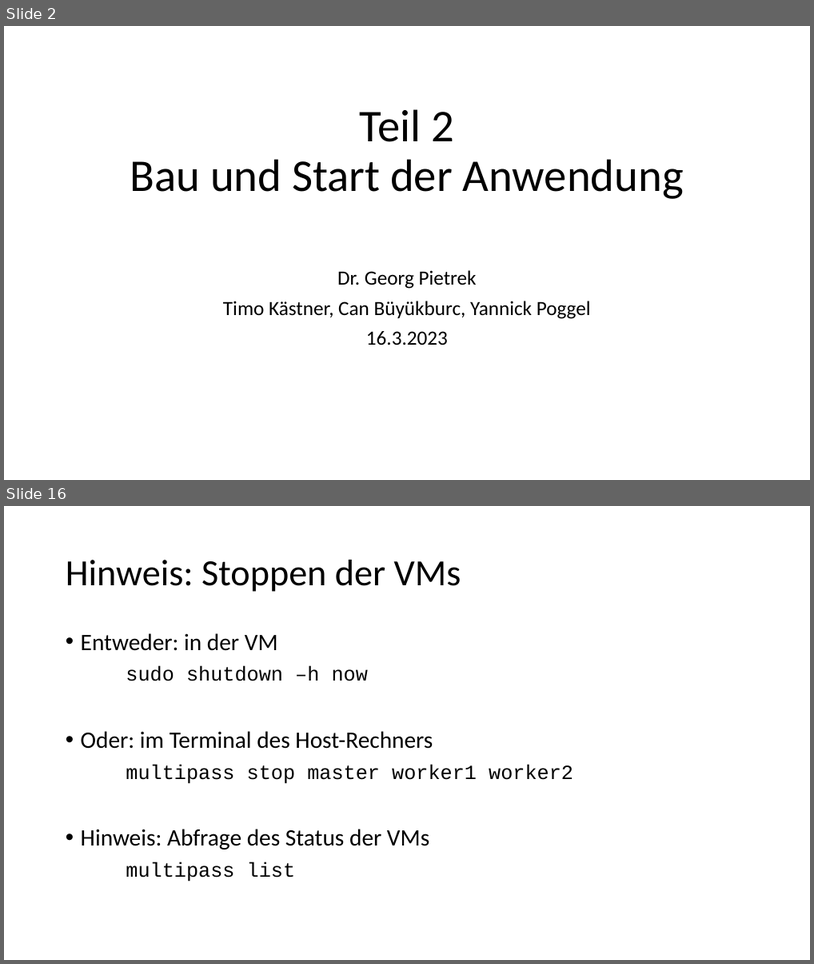
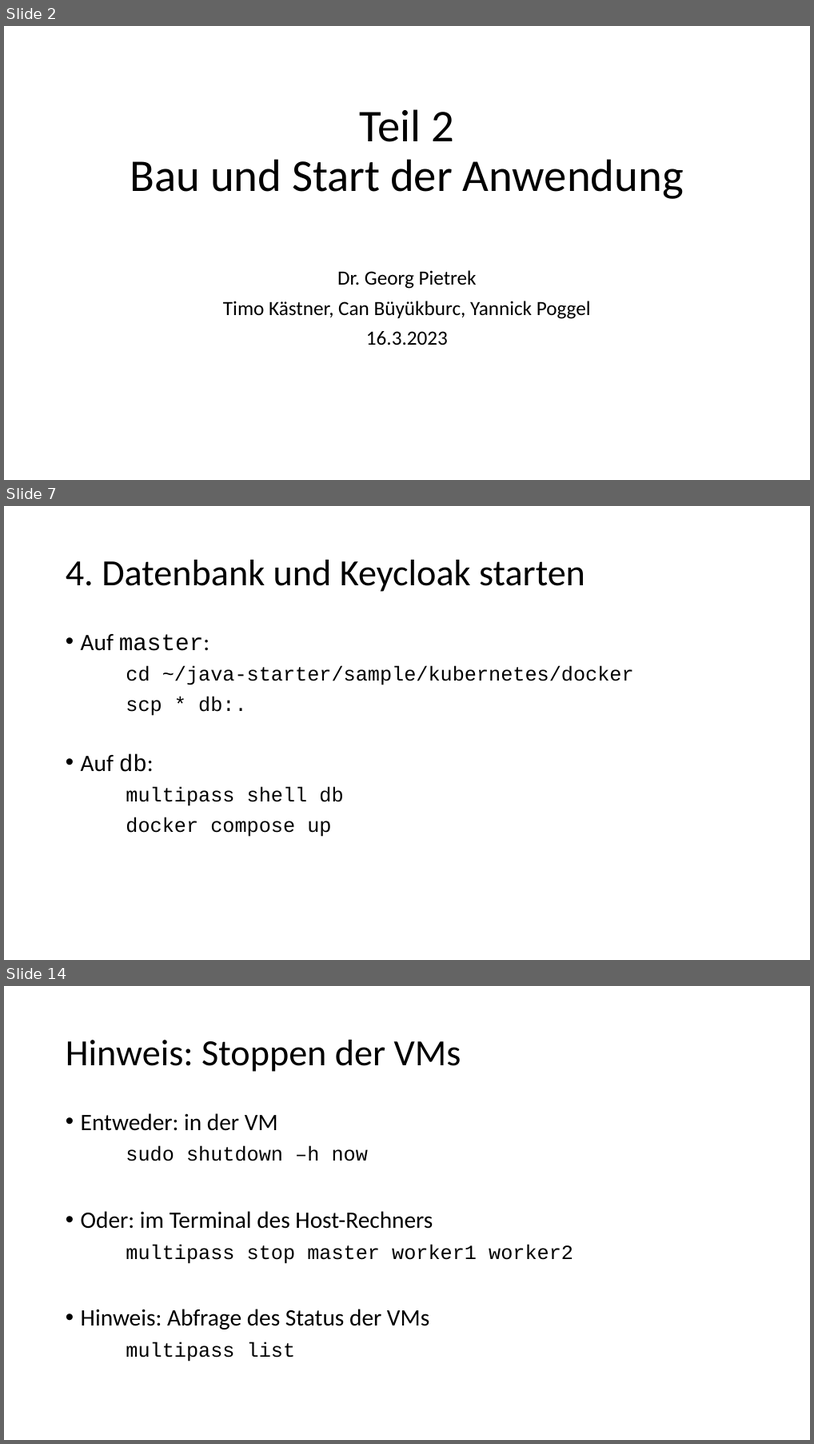
Before and after one commit to igeldo/PR4-SoSe23, a slide deck: sample/kubernetes/Bring your own device - Teil 2.pptx. Shown one above the other, each under a label of ours: slides 2 and 16 before the commit, slides 2, 7 and 14 after it; the slides between them are not shown. The pictures are 814x964 and 814x1444 pixels, drawn with LibreOffice and Linux fonts; fonts in the diff are those of the drawing. Boxes give left, top, right and bottom in pixels: in the first picture for what was removed or moved away, otherwise in the second. Text is boxed around its words. In the diff, an @@ line names an element or a change of style, - is before the commit and + after.

```diff
--- a/sample/kubernetes/Bring your own device - Teil 2.pptx
+++ b/sample/kubernetes/Bring your own device - Teil 2.pptx
@@ slide 7 added at [4,506,810,960], background #FFFFFF @@
@@ title added at [66,560,586,592], 44 pt, text #000000 @@
+4. Datenbank und Keycloak starten
@@ text added at [81,634,634,836], 24 pt, text #000000 @@
+• Auf master:
+cd ~/java-starter/sample/kubernetes/docker
+scp * db:.
+• Auf db:
+multipass shell db
+docker compose up
@@ what was slide 16 is now slide 14 @@
```
Also in this commit, not shown: 10 slides changed, 3 slides removed.
